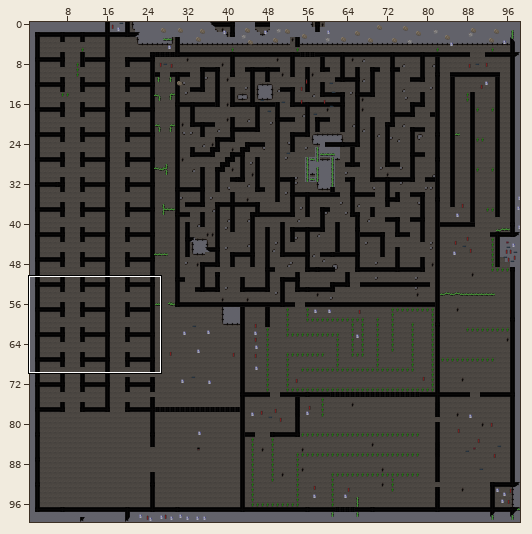
An edit to a level. Tiled map (JSON), public/maps/b_karteship.tmj. Above: a wide view before the commit, with the close-up outlined.
Close-up. Before:
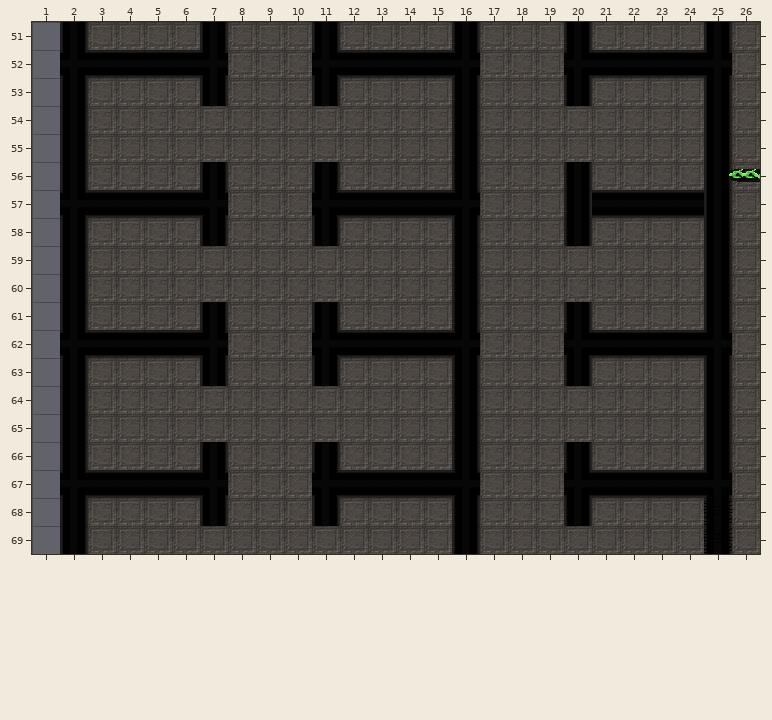
Cells are 32x32 px. Shown: x 1..26, y 51..69. The commit also changed other parts of the map, which this record leaves out.
And afterwards:
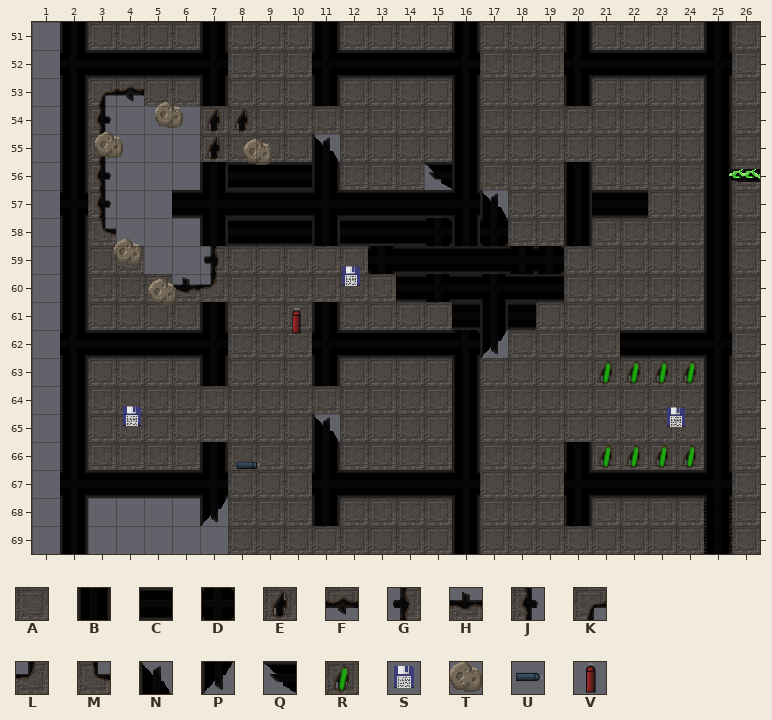
Key: from "ship": A 0, B 1, C 2, D 3, E 4, F 5, G 6, H 7, J 8, K 9, L 11, M 12, N 13, P 14, Q 16, R 17, S 56, T 59, U 61, V 62.
_ is an empty cell.
Objects are placed by their top-left corner, in cells (3,4 is the top-left corner of cell 3,4); size is 1x1 cell unless given.
Difference:
Layer "Tile Layer 1":
y 53: x 3..4 AA -> KF
y 54: x 3..8 AAAAAA -> J___EE
y 55: x 3..7 AAAAA -> J___E; x 11 A -> N
y 56: x 3..6 AAAA -> J___; x 8..10 AAA -> CCC; x 15 A -> Q
y 57: x 3..5 CCC -> J__; x 8..10 AAA -> CCC; x 17 A -> N; x 23..24 CC -> AA
y 58: x 3..6 AAAA -> M___; x 8..10 AAA -> CCC; x 12..15 AAAA -> CCCD; x 17 A -> D
y 59: x 5..7 AAA -> __G; x 13..19 AAABAAA -> DCCCCDD
y 60: x 6..7 AA -> HL; x 14..19 AABAAA -> CDCDCC
y 61: x 16..18 BAA -> CBC; x 20 B -> A
y 62: x 17 A -> P; x 20..21 DC -> AA
y 63: x 20..24 BAAAA -> ARRRR
y 65: x 11 A -> N
y 66: x 21..24 AAAA -> RRRR
y 68: x 3..7 AAAAB -> ____P
y 69: x 3..7 AAAAA -> _____
Layer "Object Layer 1":
added: T at 5.4,53.9
added: T at 3.3,54.9
added: T at 8.6,55.2
added: T at 3.9,58.7
added: S at 11.9,59.6
added: T at 5.2,60.2
added: V at 9.9,61.2
added: S at 4.1,64.6
added: S at 23.5,64.6
added: U at 8.2,66.3
